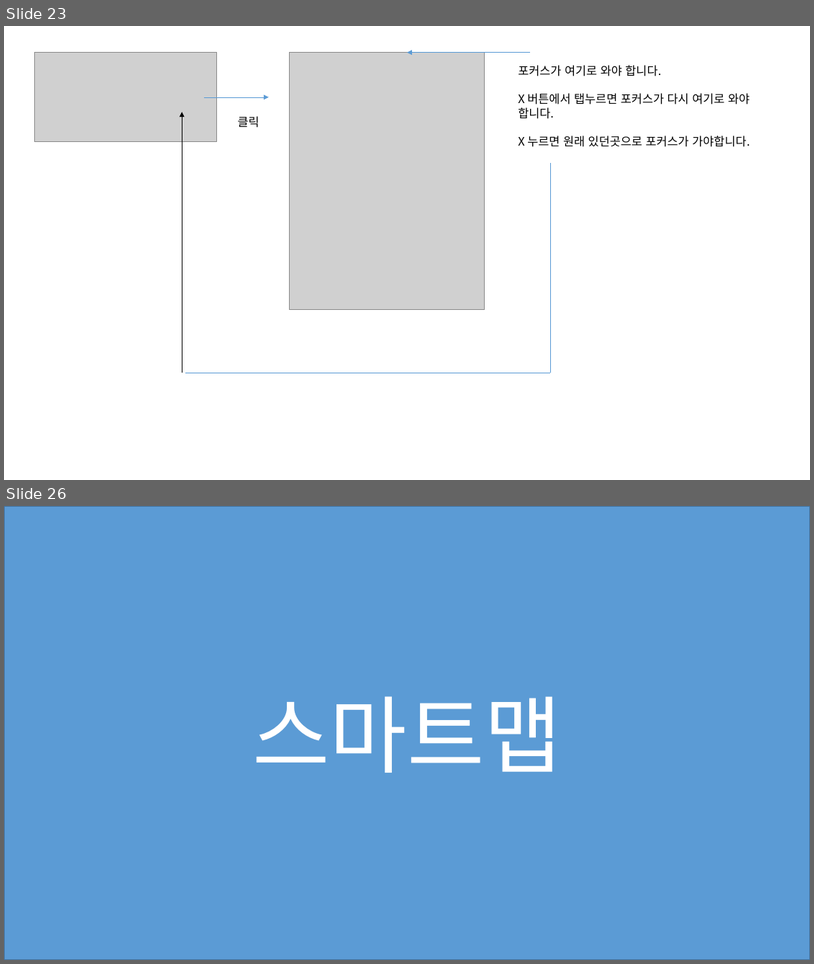
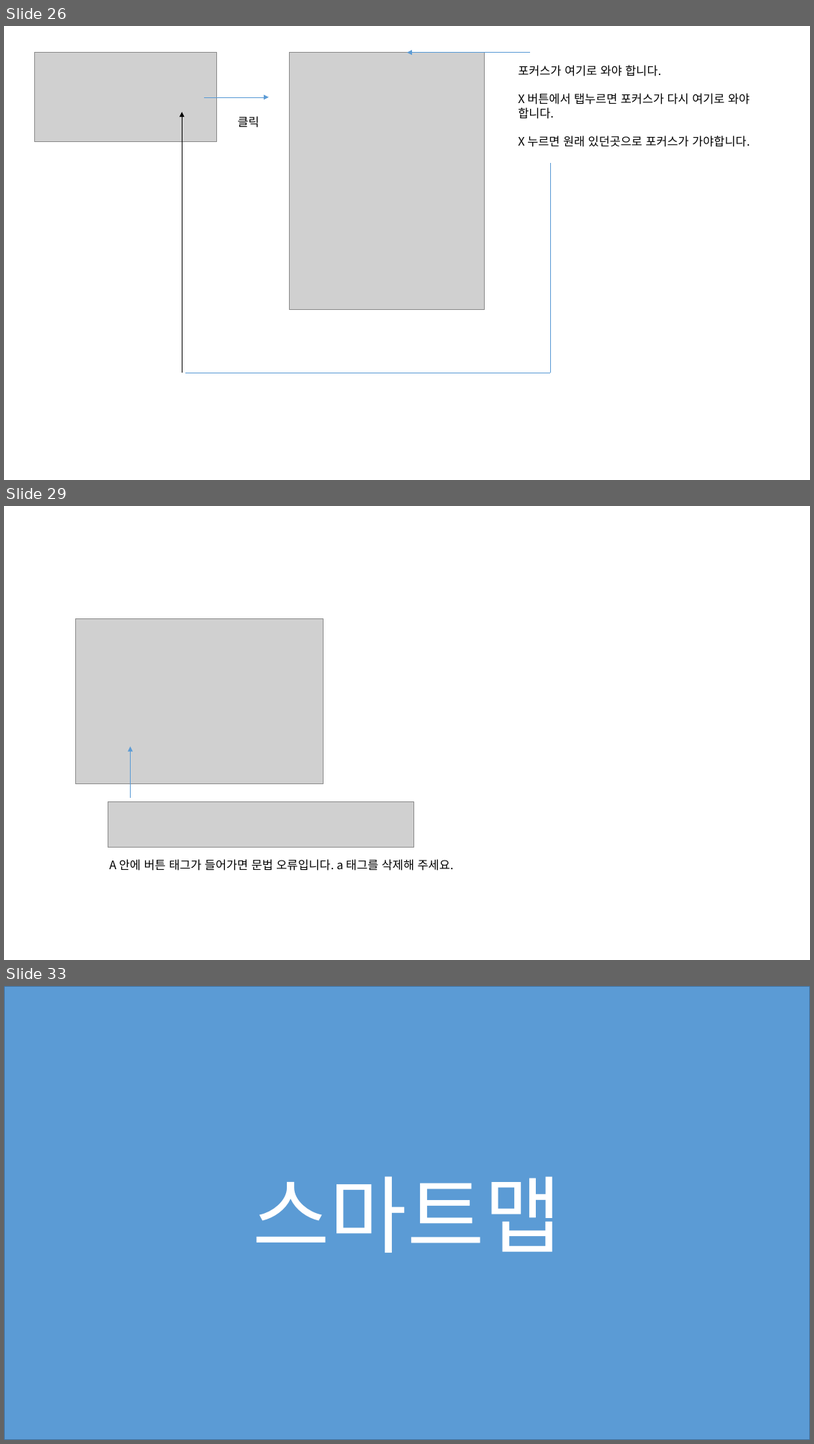
Before and after one commit to jeoungGyy/sejong, a slide deck: ppt/웹접근성 오류 체크(운영).pptx. Shown one above the other, each under a label of ours: slides 23 and 26 before the commit, slides 26, 29 and 33 after it; the slides between them are not shown. The pictures are 814x964 and 814x1444 pixels, drawn with LibreOffice and Linux fonts; fonts in the diff are those of the drawing; grey boxes stand for pictures. Boxes give left, top, right and bottom in pixels: in the first picture for what was removed or moved away, otherwise in the second. Text is boxed around its words. In the diff, an @@ line names an element or a change of style, - is before the commit and + after.

Commit message:
상세보기 버튼 추가

```diff
--- a/ppt/웹접근성 오류 체크(운영).pptx
+++ b/ppt/웹접근성 오류 체크(운영).pptx
@@ slide 29 added at [4, 506, 810, 960], background #FFFFFF @@
@@ picture added at [75, 618, 323, 784] @@
@@ arrow added from (131, 798) to (131, 746), #5B9BD5 0.5 pt @@
@@ picture added at [108, 801, 414, 847] @@
@@ text added at [109, 859, 454, 870], 14 pt, text #000000 @@
+A 안에 버튼 태그가 들어가면 문법 오류입니다. a 태그를 삭제해 주세요.
@@ what was slide 23 is now slide 26 @@
@@ what was slide 26 is now slide 33 @@
```
Also in this commit, not shown: 1 slide changed, 6 other slides added, 5 other files.
